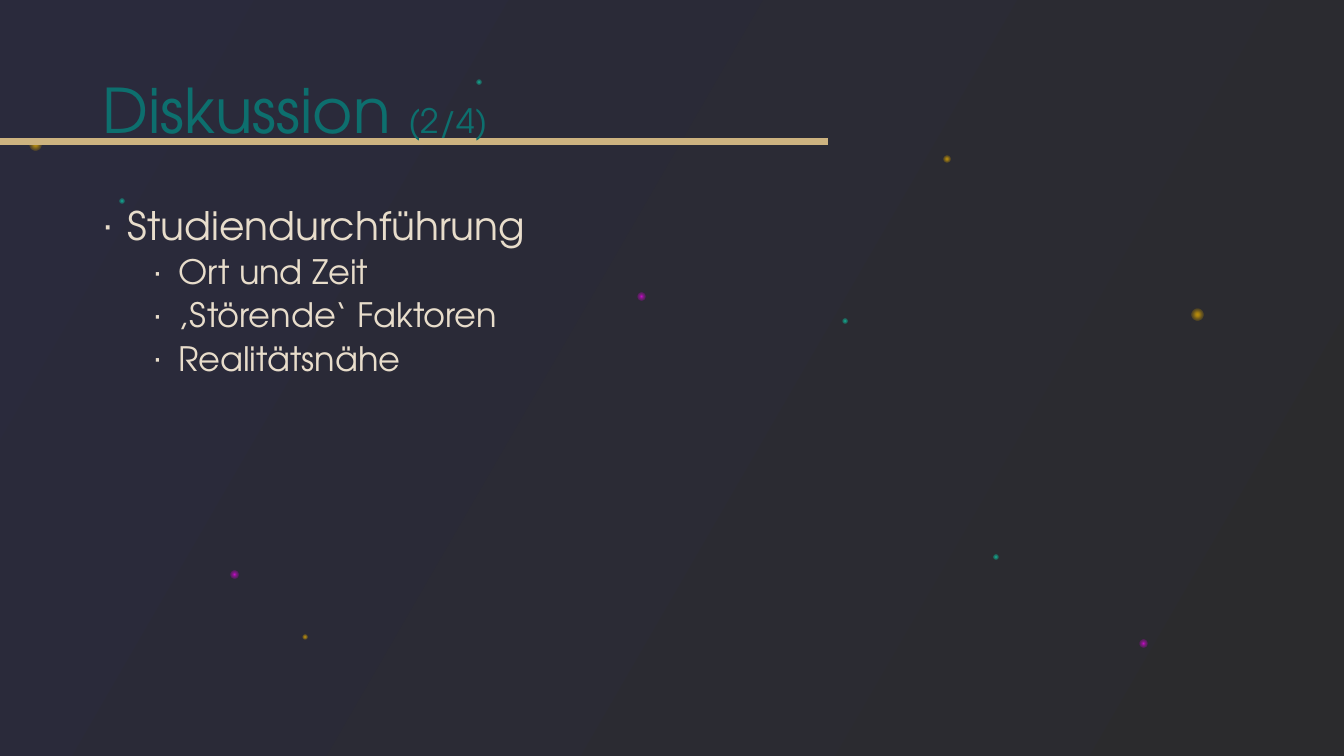
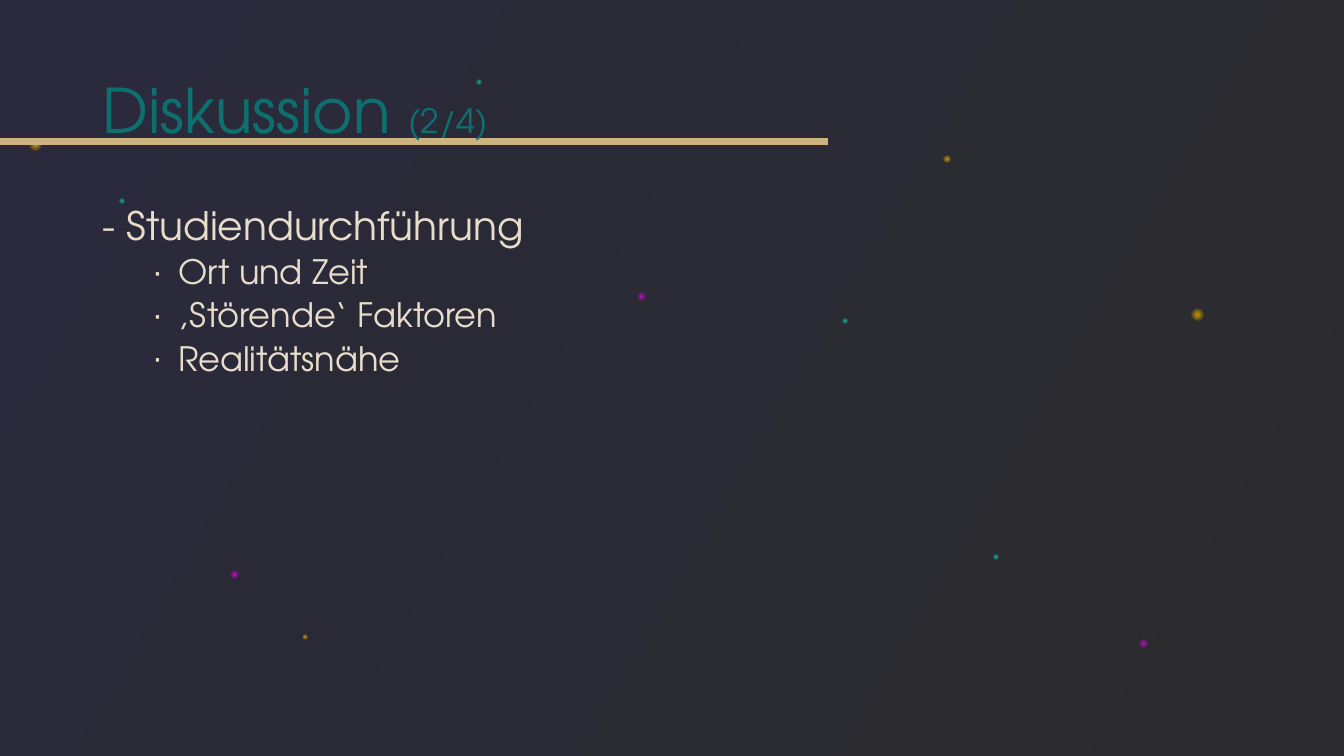
Before and after one commit to tlahmann/mci-af, a slide deck: slide 23 of presentation/Resync Studie.pptx (slide 24 before the commit). Drawn at 1344x756 pixels with LibreOffice and Linux fonts; fonts in the diff are those of the drawing. Boxes give left, top, right and bottom in pixels: in the first picture for what was removed or moved away, otherwise in the second. Text is boxed around its words. In the diff, an @@ line names an element or a change of style, - is before the commit and + after.

```diff
--- a/presentation/Resync Studie.pptx
+++ b/presentation/Resync Studie.pptx
@@ text at box(126, 210, 523, 249): text changed @@
-∙ Studiendurchführung
+- Studiendurchführung
```
Also in this commit, not shown: 10 other slides changed, 1 slide removed.
